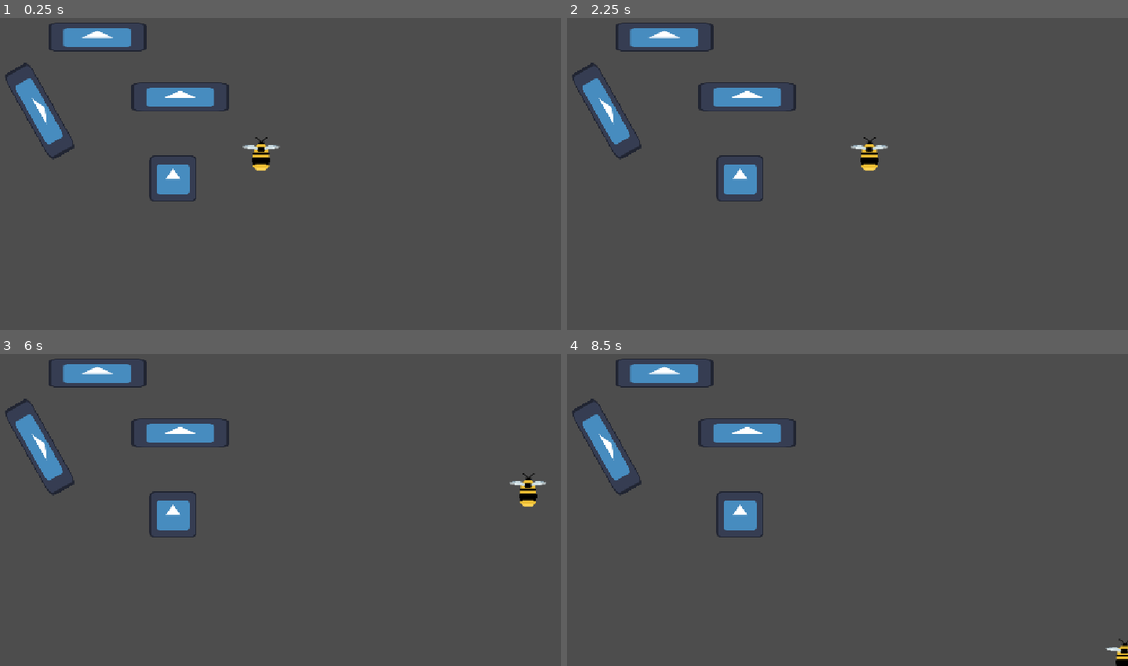
Above: before the commit, frames 1-4 (two rows, left to right).
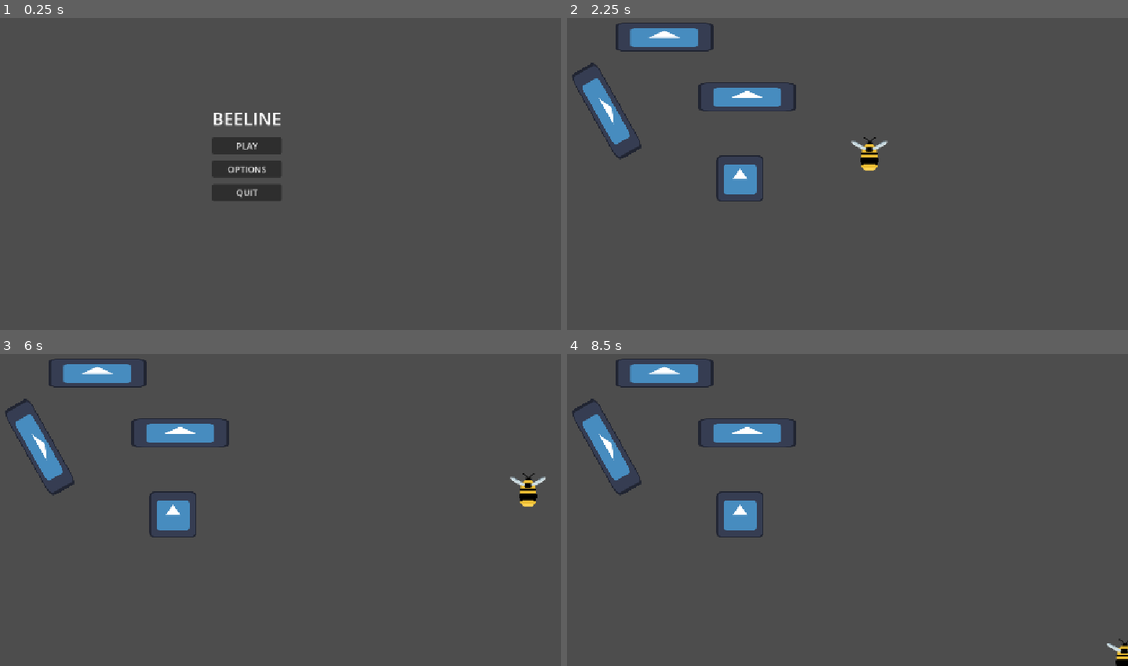
Above: after the commit, the same moments.

Repository: futurefleagames-lab/bee-line
Game: Godot game, scene res://menus/main_menu.tscn
Two runs of this game, one before a commit and one after it. Both use one fixed random seed, a clock stepped at 60 frames per second and the inputs below. Before the commit the project starts from res://scenes/test.tscn. The engine's default icon, where the game draws it, is replaced by a stand-in: a white triangle on a blue panel in a dark square.
Inputs (mouse positions are in pixels of both pictures, inside the frame that each line leads up to):
- Up to frame 1 (0.25 s): no input
- Up to frame 2 (2.25 s): click (813, 145) at 0.5 s, where only the run after the commit has a clickable "PLAY"; click (825, 170) at 1.25 s, where only the run after the commit has a clickable "Level 0"; tap Enter at 2 s; hold D (right) from 2.03 s (still down)
- Up to frame 3 (6 s): release D (right) at 2.78 s; hold S (down) 2.78-3.53 s; hold D (right) 3.53-4.28 s; tap Space at 4.25, 5.75 s; hold W (up) 4.28-5.03 s; tap Enter at 5 s; hold A (left) from 5.03 s (still down)
- Up to frame 4 (8.5 s): release A (left) at 6.53 s; hold S (down) 6.53-7.28 s; hold D (right) 7.28-8.03 s; tap Enter at 8 s; hold W (up) from 8.03 s (still down)

The runs differ from the first frame. In frame 1, 5.7% of the frame differs, in the area x 0-51%, y 1-59%; in frame 2, less than 0.1%; in frame 3, less than 0.1%; in frame 4, less than 0.1%.

Commit message:
Simple and incomplete menu navigation

Diff:
--- /dev/null
+++ b/menus/level_select.gd
@@ -0,0 +1,12 @@
+extends Control
+
+
+
+
+
+func _on_level_0_pressed() -> void:
+	get_tree().change_scene_to_file("res://scenes/test.tscn") # Replace with function body.
+
+
+func _on_level_1_pressed() -> void:
+	get_tree().change_scene_to_file("res://") # Replace with function body.
--- a/menus/level_select.tscn
+++ b/menus/level_select.tscn
@@ -1,9 +1,45 @@
 [gd_scene format=3 uid="uid://iqysml2ofvue"]
+
+[ext_resource type="Script" uid="uid://fiit6nefoum0" path="res://menus/level_select.gd" id="1_x5a0v"]
 
 [node name="LevelSelect" type="Control" unique_id=1847241350]
 layout_mode = 3
 anchors_preset = 15
 anchor_right = 1.0
 anchor_bottom = 1.0
+offset_left = 2.0
+offset_top = 1.0
 grow_horizontal = 2
 grow_vertical = 2
+script = ExtResource("1_x5a0v")
+
+[node name="CenterContainer" type="CenterContainer" parent="." unique_id=1318920354]
+layout_mode = 0
+offset_left = 538.0
+offset_top = 278.0
+offset_right = 598.0
+offset_bottom = 327.0
+
+[node name="VBoxContainer" type="VBoxContainer" parent="CenterContainer" unique_id=1253387829]
+layout_mode = 2
+theme_override_constants/separation = 18
+
+[node name="Label" type="Label" parent="CenterContainer/VBoxContainer" unique_id=164118264]
+layout_mode = 2
+theme_override_font_sizes/font_size = 30
+text = "World 0"
+horizontal_alignment = 1
+
+[node name="Level0" type="Button" parent="CenterContainer/VBoxContainer" unique_id=136747436]
+layout_mode = 2
+theme_override_font_sizes/font_size = 18
+text = "Level 0"
+
+[node name="Level1" type="Button" parent="CenterContainer/VBoxContainer" unique_id=694266283]
+layout_mode = 2
+theme_override_font_sizes/font_size = 18
+text = "Level 1"
+
+[connection signal="pressed" from="CenterContainer/VBoxContainer/Level0" to="." method="_on_button_pressed"]
+[connection signal="pressed" from="CenterContainer/VBoxContainer/Level0" to="." method="_on_level_0_pressed"]
+[connection signal="pressed" from="CenterContainer/VBoxContainer/Level1" to="." method="_on_level_1_pressed"]
--- a/project.godot
+++ b/project.godot
@@ -11,7 +11,7 @@
 [application]
 
 config/name="Bee-Line"
-run/main_scene="uid://dlm4w8xudtcr1"
+run/main_scene="uid://xhosd0ol0481"
 config/features=PackedStringArray("4.7", "GL Compatibility")
 config/icon="res://icon.svg"
 
@@ -42,6 +42,18 @@
 "events": [Object(InputEventKey,"resource_local_to_scene":false,"resource_name":"","device":-1,"window_id":0,"alt_press …(192 unchanged characters)…
 ]
 }
+reset={
+"deadzone": 0.2,
+"events": [Object(InputEventKey,"resource_local_to_scene":false,"resource_name":"","device":-1,"window_id":0,"alt_pressed":false,"shift_pressed":false,"ctrl_pressed":false,"meta_pressed":false,"pressed":false,"keycode":0,"physical_keycode":82,"key_label":0,"unicode":114,"location":0,"echo":false,"script":null)
+, Object(InputEventJoypadButton,"resource_local_to_scene":false,"resource_name":"","device":-1,"button_index":4,"pressure":0.0,"pressed":false,"script":null)
+]
+}
+dash={
+"deadzone": 0.2,
+"events": [Object(InputEventKey,"resource_local_to_scene":false,"resource_name":"","device":-1,"window_id":0,"alt_pressed":false,"shift_pressed":false,"ctrl_pressed":false,"meta_pressed":false,"pressed":false,"keycode":0,"physical_keycode":32,"key_label":0,"unicode":32,"location":0,"echo":false,"script":null)
+, Object(InputEventJoypadButton,"resource_local_to_scene":false,"resource_name":"","device":-1,"button_index":1,"pressure":0.0,"pressed":false,"script":null)
+]
+}
 
 [physics]
 
--- /dev/null
+++ b/scenes/Level1.tscn
@@ -0,0 +1,3 @@
+[gd_scene format=3 uid="uid://cdxmxoq4sxqdj"]
+
+[node name="Level1" type="Node2D" unique_id=1948215067]
--- /dev/null
+++ b/scenes/level_1.gd
@@ -0,0 +1,5 @@
+extends Node2D
+
+
+#this is a placeholder scene for whenever
+#we are ready to create a level/course
Not shown, added: menus/level_select.gd.uid
Not shown, added: scenes/level_1.gd.uid
